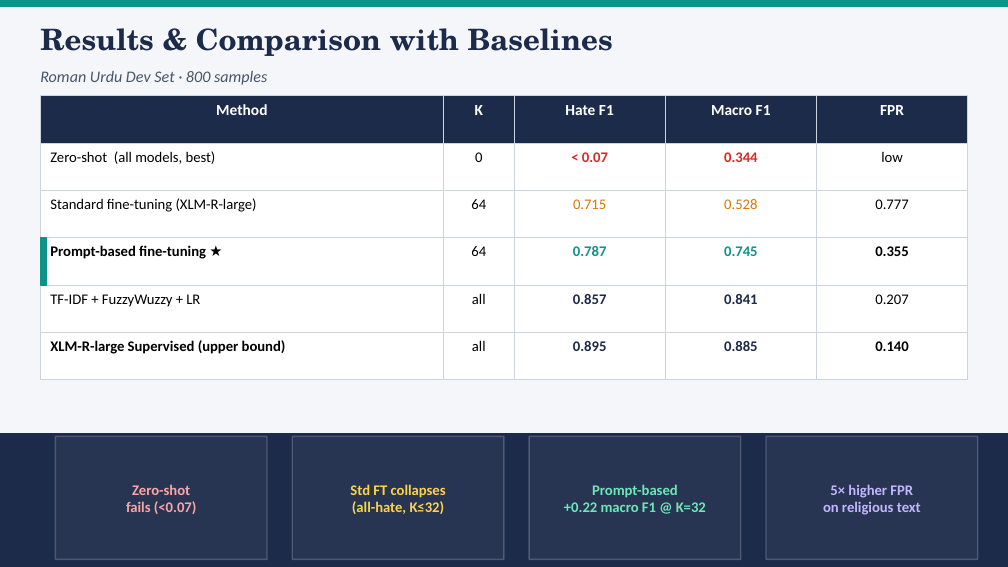
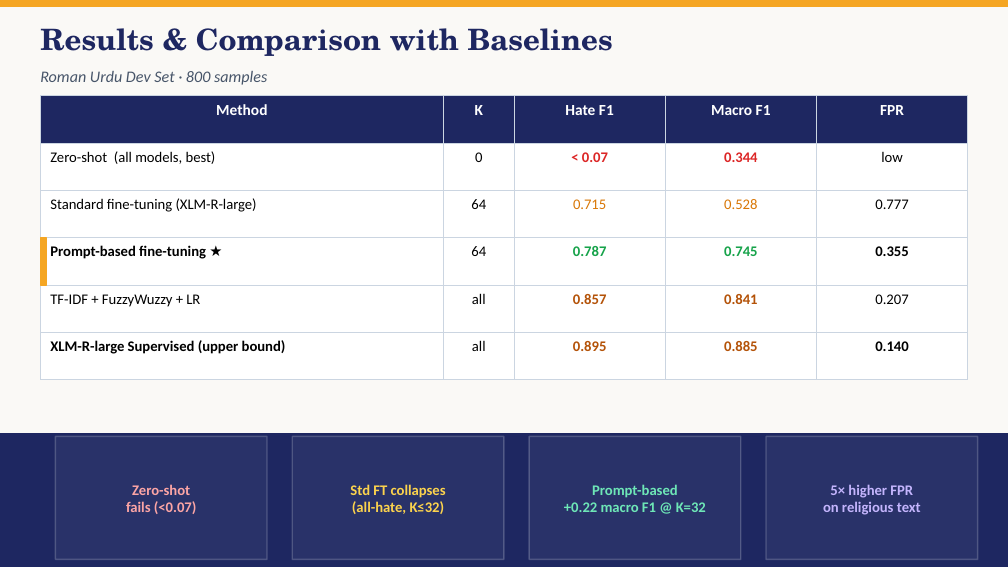
Before and after one commit to MuteeullahBaig/AI600-HateSpeech-CrossLingual, a slide deck: slide 5 of report/AI600_HateSpeech_Presentation.pptx. Drawn at 1008x567 pixels with LibreOffice and Linux fonts; fonts in the diff are those of the drawing. Boxes give left, top, right and bottom in pixels: in the first picture for what was removed or moved away, otherwise in the second. Text is boxed around its words. In the diff, an @@ line names an element or a change of style, - is before the commit and + after.

```diff
--- a/report/AI600_HateSpeech_Presentation.pptx
+++ b/report/AI600_HateSpeech_Presentation.pptx
@@ background #F5F6FA to #FAF9F6 @@
@@ rectangle at bbox=[0, 0, 1008, 6]: fill #0D9488 to #F5A623; outline #0D9488 1 pt to #F5A623 1 pt @@
@@ text "Results & Comparison with Baselines" at bbox=[40, 28, 613, 56]: text colour #1C2B4A to #1E2761 @@
@@ table at bbox=[40, 96, 968, 358] @@
@@ fill #1C2B4A to #1E2761 in row 1 @@
@@ text colour #0D9488 to #16A34A in "0.787", "0.745" @@
@@ text colour #1C2B4A to #B45309 in "0.857", "0.841", "0.895", "0.885" @@
@@ rectangle at bbox=[40, 238, 46, 285]: fill #0D9488 to #F5A623; outline #0D9488 1 pt to #F5A623 1 pt @@
@@ rectangle at bbox=[0, 433, 1008, 566]: fill #1C2B4A to #1E2761; outline #1C2B4A 1 pt to #1E2761 1 pt @@
```
Also in this commit, not shown: 5 other slides changed, 35 other files.
